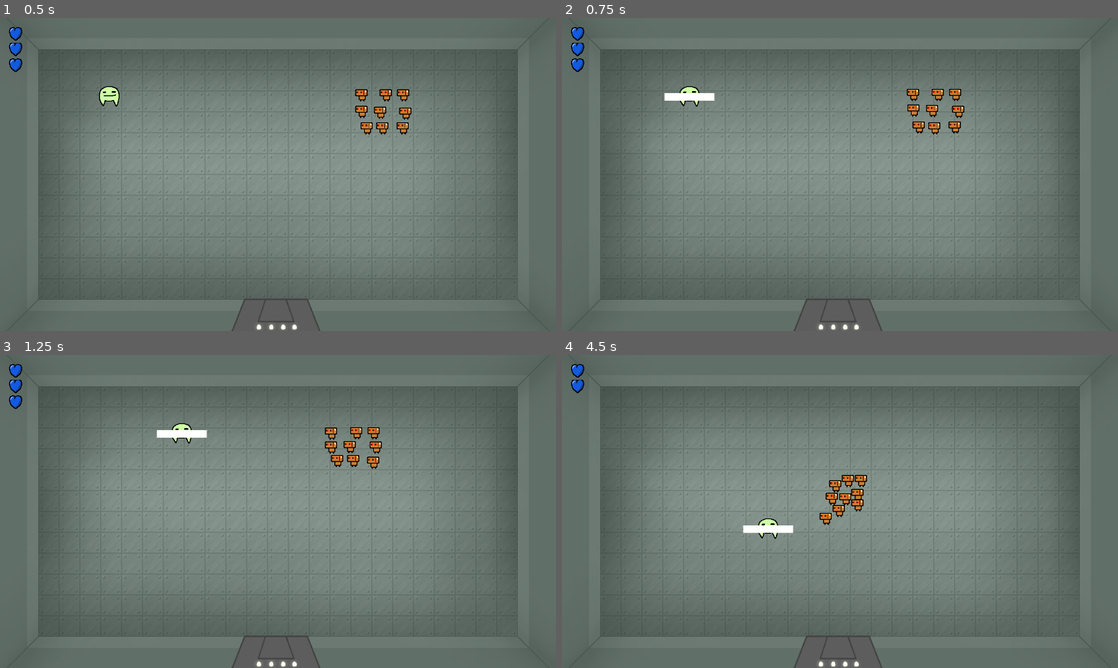
Above: before the commit, frames 1-4 (two rows, left to right).
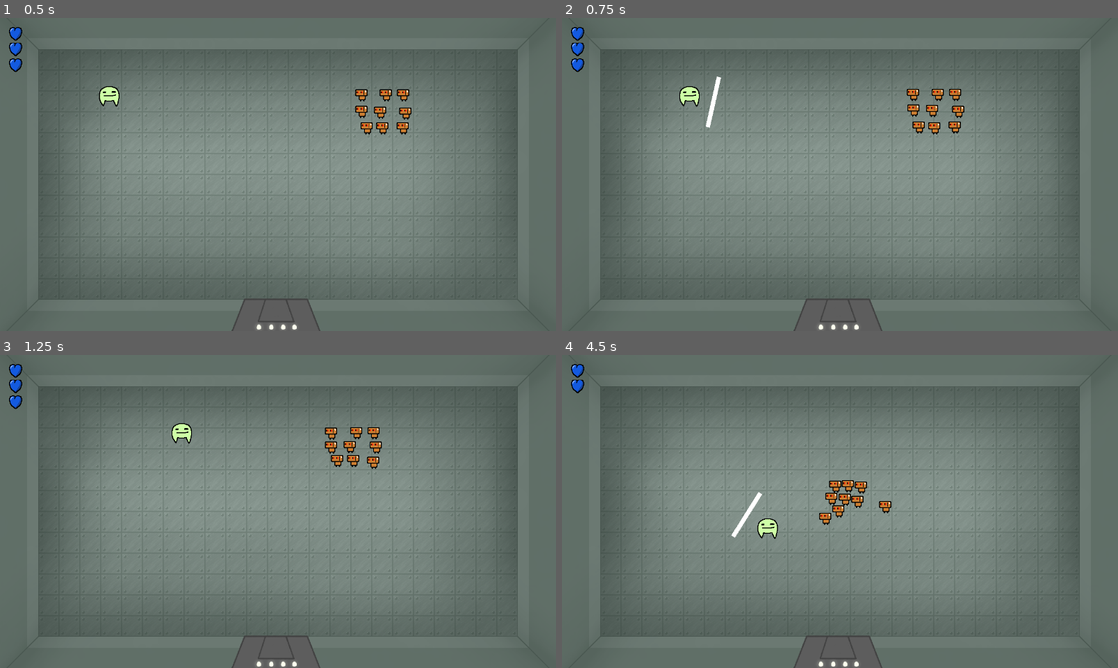
Above: after the commit, the same moments.

Repository: actually-reb/fenrir-2020
Game: Godot game, scene res://scene/Main.tscn
Same seed, same stepped clock (60 frames per second), same inputs: the game is played once before the commit and once after it.
Inputs (mouse positions are in pixels of both pictures, inside the frame that each line leads up to):
- Up to frame 1 (0.5 s): no input
- Up to frame 2 (0.75 s): move the mouse to (962, 158) at 0.52 s; hold D (move_right) from 0.53 s (still down); click (962, 158) at 0.67 s
- Up to frame 3 (1.25 s): keep holding D (move_right)
- Up to frame 4 (4.5 s): move the mouse to (728, 527) at 1.27 s; release D (move_right) at 1.28 s; hold S (move_down) 1.28-2.03 s; click (728, 527) at 1.42 s; move the mouse to (895, 442) at 2.02 s; hold D (move_right) 2.03-2.78 s; click (895, 442) at 2.17 s; move the mouse to (812, 574) at 2.77 s; hold W (move_up) 2.78-3.53 s; click (812, 574) at 2.92 s; move the mouse to (1006, 558) at 3.52 s; hold A (move_left) from 3.53 s (still down); click (1006, 558) at 3.67 s; move the mouse to (673, 464) at 4.27 s; click (673, 464) at 4.42 s

Frame 1 is identical in both runs. In frame 2, 0.3% of the frame differs, in the area x 18-29%, y 18-36%; in frame 3, 0.2%; in frame 4, 1.0%, in the area x 30-60%, y 38-59%.

Commit message:
created working melee attack

Diff:
--- a/entity/MeleeAttack.gd
+++ b/entity/MeleeAttack.gd
@@ -1,4 +1,20 @@
 extends Area2D
+
+var direction = Vector2()
+var speed = 1000
 
 func _ready():
 	pass
+
+func _physics_process(delta):
+	rotation = direction.angle()
+
+	position += direction * speed * delta
+
+	speed -= 5000 * delta
+	if speed < 0:
+		queue_free()
+
+func _on_MeleeAttack_body_entered(body):
+	if body.is_in_group("enemy") and body.has_method("damage"):
+		body.damage(1, direction * 500)
--- a/entity/MeleeAttack.tscn
+++ b/entity/MeleeAttack.tscn
@@ -3,19 +3,20 @@
 [ext_resource path="res://entity/MeleeAttack.gd" type="Script" id=1]
 
 [sub_resource type="RectangleShape2D" id=1]
-extents = Vector2( 59.2202, 10 )
+extents = Vector2( 11.0046, 59.4067 )
 
 [node name="MeleeAttack" type="Area2D"]
 script = ExtResource( 1 )
 
 [node name="ColorRect" type="ColorRect" parent="."]
-margin_left = -57.0
-margin_top = -7.35143
-margin_right = 58.0
-margin_bottom = 9.64857
+margin_left = -5.72221
+margin_top = -58.37
+margin_right = 4.27779
+margin_bottom = 59.63
 __meta__ = {
 "_edit_use_anchors_": false
 }
 
 [node name="CollisionShape2D" type="CollisionShape2D" parent="."]
 shape = SubResource( 1 )
+[connection signal="body_entered" from="." to="." method="_on_MeleeAttack_body_entered"]
--- a/entity/Player.gd
+++ b/entity/Player.gd
@@ -53,13 +53,14 @@
 
 func _input(event):
 	if event is InputEventMouseButton:
-		var mouse_dir = (position - event.position).normalized()
+		var mouse_dir = (event.position - position).normalized()
 		melee_attack(mouse_dir)
 
 func melee_attack(dir):
 	if melee_attack_timer.is_stopped():
 		melee_attack_timer.start()
 		var atk = MELEE_ATTACK.instance()
+		atk.direction = dir
 		add_child(atk)
 
 func is_invuln(): # Check if player is invulnerable to damage
--- a/entity/Player.tscn
+++ b/entity/Player.tscn
@@ -23,5 +23,5 @@
 one_shot = true
 
 [node name="MeleeAttackTimer" type="Timer" parent="."]
-wait_time = 0.8
+wait_time = 0.5
 one_shot = true
--- a/entity/TinyRobot.gd
+++ b/entity/TinyRobot.gd
@@ -23,7 +23,7 @@
 
 func _physics_process(delta):
 	if hop_timer.time_left < hop_time:
-		move_and_slide(direction * speed)
+		move_and_slide(direction * speed + push_velocity)
 
 	push_velocity = push_velocity.normalized() * max(0, push_velocity.length() - push_decel * delta)
 
